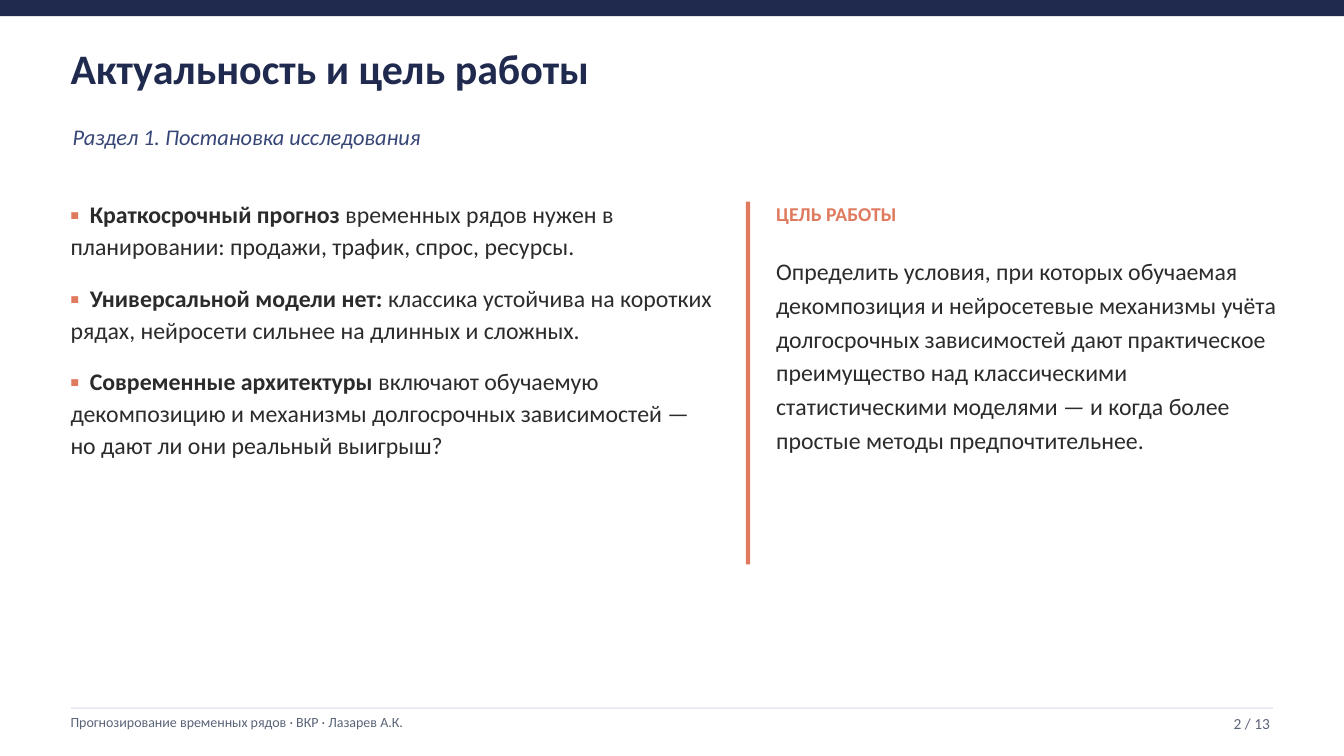
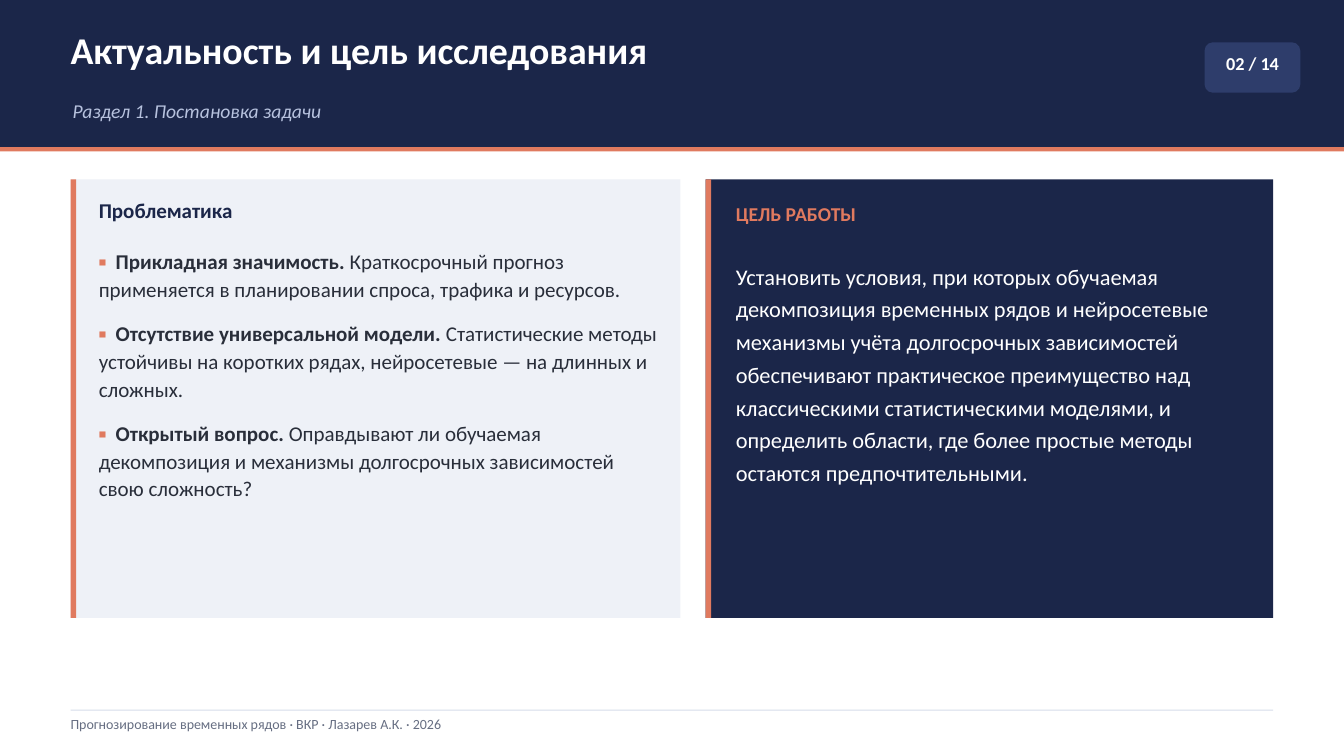
Before and after one commit to Prost444/Hybrid-models-for-TS-processing, a slide deck: slide 2 of docs/Презентация_Лазарев_ВКР.pptx. Drawn at 1344x756 pixels with LibreOffice and Linux fonts; fonts in the diff are those of the drawing. Boxes give left, top, right and bottom in pixels: in the first picture for what was removed or moved away, otherwise in the second. Text is boxed around its words. In the diff, an @@ line names an element or a change of style, - is before the commit and + after.

```diff
--- a/docs/Презентация_Лазарев_ВКР.pptx
+++ b/docs/Презентация_Лазарев_ВКР.pptx
@@ rectangle: place and size @@
-rectangle at box(0, 0, 1344, 16)
+rectangle at box(0, 0, 1344, 147)
@@ rectangle at box(0, 0, 1344, 147): fill #1F2A4E to #1B2649 @@
@@ text at box(71, 39, 648, 70): text changed; size 30 to 27 pt; text colour #1F2A4E to #FFFFFF @@
-Актуальность и цель работы
+Актуальность и цель исследования
@@ rounded rectangle added at box(1205, 42, 1301, 93), fill #2E3D6B @@
@@ text added at box(1226, 58, 1279, 70), 13 pt, text #FFFFFF, bold @@
+02 / 14
@@ text at box(73, 105, 321, 121): text changed; size 16 to 14 pt; text colour #374676 to #B7C2DE @@
-Раздел 1. Постановка исследования
+Раздел 1. Постановка задачи
@@ rectangle added at box(0, 147, 1344, 151), fill #E07A5F @@
@@ rectangle added at box(71, 179, 681, 618), fill #EEF1F7 @@
@@ rectangle added at box(71, 179, 77, 618), fill #E07A5F @@
@@ rectangle: place and size @@
-rectangle at box(746, 202, 750, 565)
+rectangle at box(706, 179, 712, 618)
@@ rectangle added at box(706, 179, 1273, 618), fill #1B2649 @@
@@ text added at box(99, 203, 233, 222), 15 pt, text #1B2649, bold @@
+Проблематика
@@ text "ЦЕЛЬ РАБОТЫ": place and size @@
-text "ЦЕЛЬ РАБОТЫ" at box(776, 208, 896, 224)
+text "ЦЕЛЬ РАБОТЫ" at box(736, 208, 856, 224)
@@ text at box(99, 255, 657, 496): text changed; size 17 to 15 pt; text colour #2B2B2B to #292E3A @@
-▪ Краткосрочный прогноз временных рядов нужен в планировании: продажи, трафик, спрос, ресурсы.
-▪ Универсальной модели нет: классика устойчива на коротких рядах, нейросети сильнее на длинных и сложных.
-▪ Современные архитектуры включают обучаемую декомпозицию и механизмы долгосрочных зависимостей — но дают ли они реальный выигрыш?
+▪ Прикладная значимость. Краткосрочный прогноз применяется в планировании спроса, трафика и ресурсов.
+▪ Отсутствие универсальной модели. Статистические методы устойчивы на коротких рядах, нейросетевые — на длинных и сложных.
+▪ Открытый вопрос. Оправдывают ли обучаемая декомпозиция и механизмы долгосрочных зависимостей свою сложность?
@@ text at box(736, 270, 1208, 485): text changed; size 17 to 16 pt; text colour #2B2B2B to #FFFFFF @@
-Определить условия, при которых обучаемая декомпозиция и нейросетевые механизмы учёта долгосрочных зависимостей дают практическое преимущество над классическими статистическими моделями — и когда более простые методы предпочтительнее.
+Установить условия, при которых обучаемая декомпозиция временных рядов и нейросетевые механизмы учёта долгосрочных зависимостей обеспечивают практическое преимущество над классическими статистическими моделями, и определить области, где более простые методы остаются предпочтительными.
@@ text at box(71, 719, 441, 732): text changed; text colour #5A6478 to #666E82 @@
-Прогнозирование временных рядов · ВКР · Лазарев А.К.
+Прогнозирование временных рядов · ВКР · Лазарев А.К. · 2026
@@ rectangle at box(71, 710, 1273, 711): fill #D8DDE8 to #D7DDEA @@
@@ text removed at box(1234, 719, 1270, 729) @@
-2 / 13
```
Also in this commit, not shown: 5 other slides changed, 8 slides added, 7 slides removed, 6 other files.
